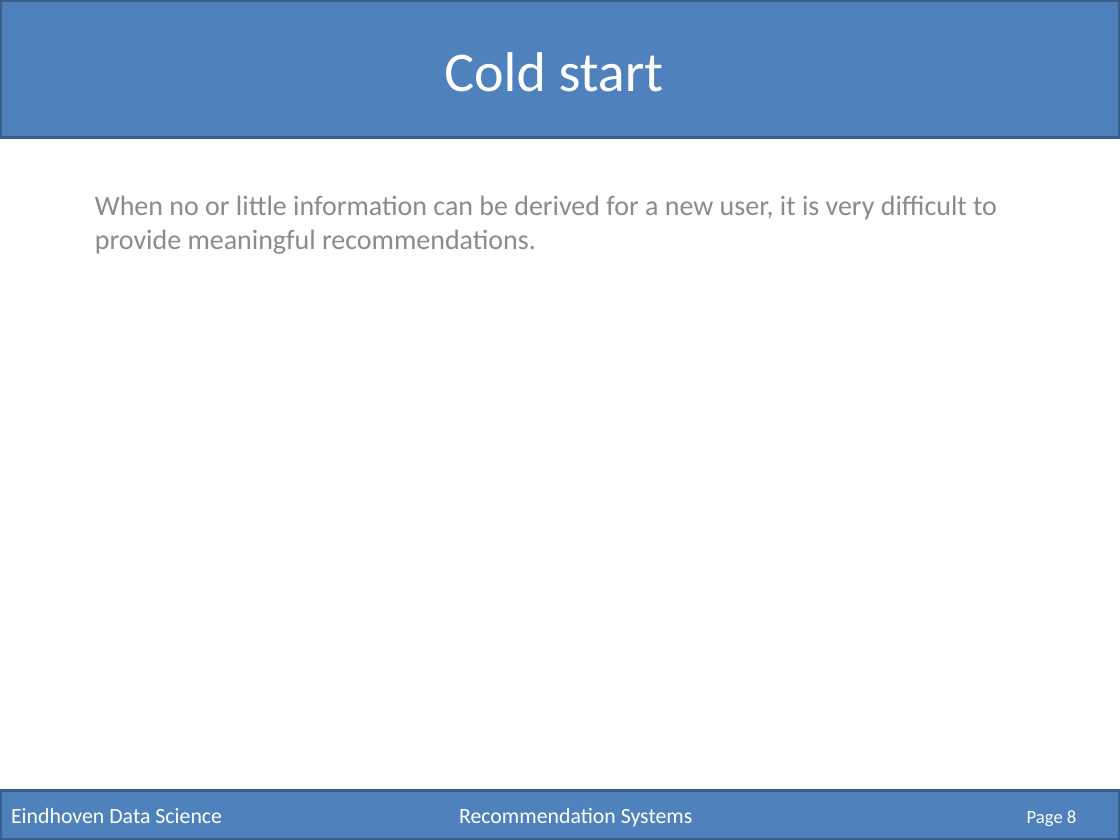
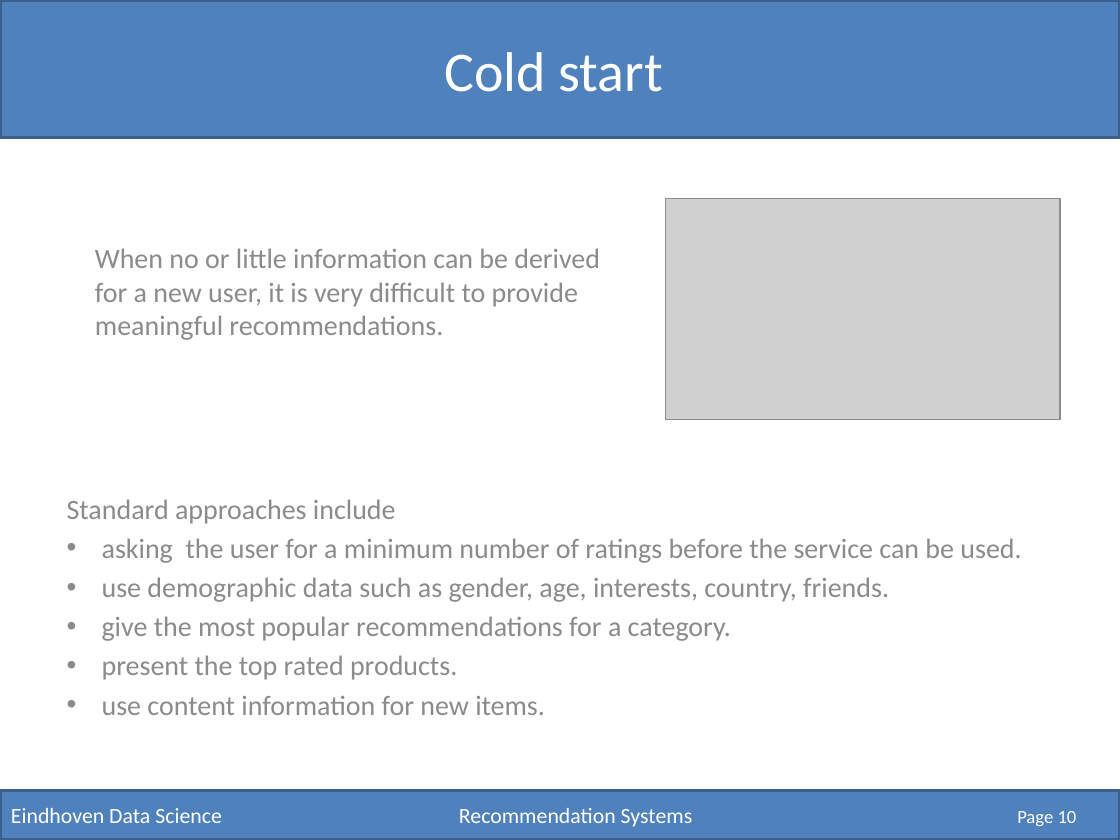
Before and after one commit to RobRomijnders/EDS, a slide deck: slide 10 of hack_10/Recommendation Systems.pptx (slide 8 before the commit). Drawn at 1120x840 pixels with LibreOffice and Linux fonts; fonts in the diff are those of the drawing; grey boxes stand for pictures. Boxes give left, top, right and bottom in pixels: in the first picture for what was removed or moved away, otherwise in the second. Text is boxed around its words. In the diff, an @@ line names an element or a change of style, - is before the commit and + after.

```diff
--- a/hack_10/Recommendation Systems.pptx
+++ b/hack_10/Recommendation Systems.pptx
@@ picture added at <box>665,198,1060,420</box> @@
@@ subtitle "When no or little information ..." rewrapped from <box>95,195,997,254</box> to <box>95,248,600,340</box> @@
@@ text added at <box>67,499,1021,715</box>, 18 pt, text #8C8C8C @@
+Standard approaches include
+• asking the user for a minimum number of ratings before the service can be used.
+• use demographic data such as gender, age, interests, country, friends.
+• give the most popular recommendations for a category.
+• present the top rated products.
+• use content information for new items.
@@ page number at <box>1017,811,1077,826</box>: text changed @@
-Page 8
+Page 10
```
Also in this commit, not shown: 4 other slides changed, 9 slides added.
